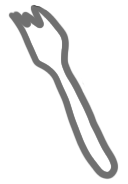
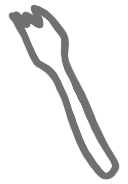
Layer changes from the first w=128, h=184 image to the second:
renamed "Layer 2" to "fork", showed it, painted on it over (8, 4, 120, 180)
renamed "Layer 1" to "fork2", painted on it over (8, 4, 119, 180)
